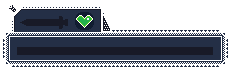
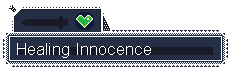
Revision of a layered 231px x 70px image; what changed, layer by layer:
added layer "Text" above "s敵スキル69.png" over [17, 43, 151, 58]
showed "Pasted Layer" over [17, 43, 96, 55]
